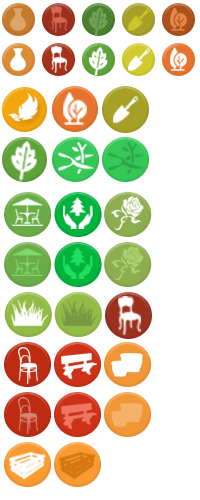
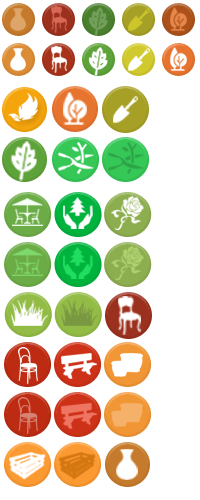
Layers edited between the first and the second 200×500 image:
added layer "Layer 84 copy 2" above "Layer 22" over [105, 442, 150, 487]
